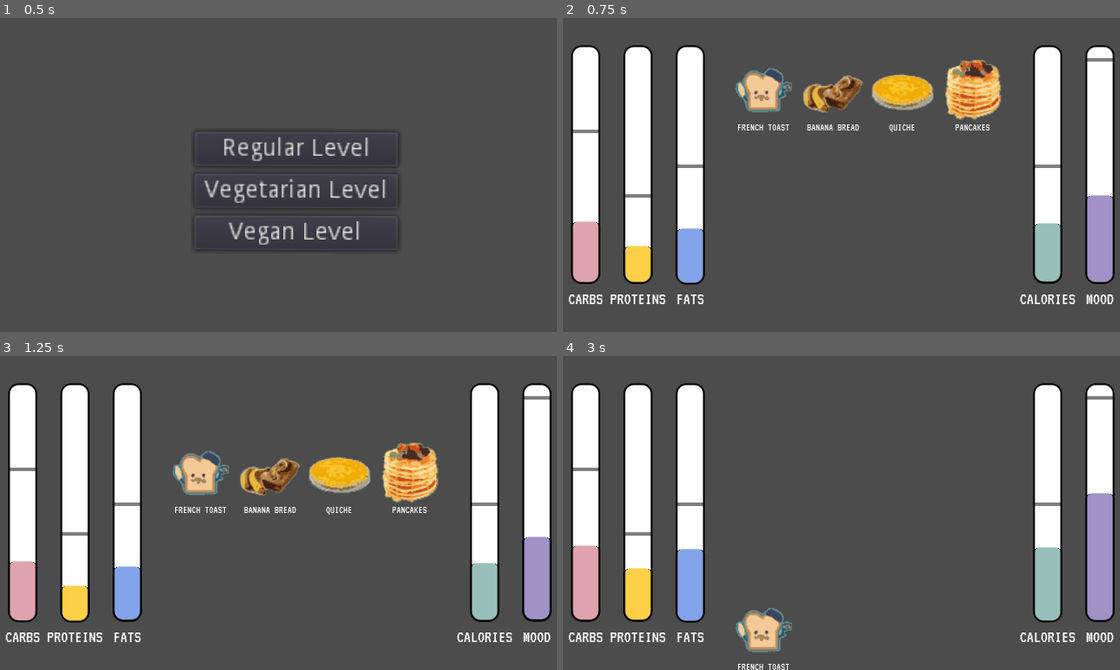
Above: before the commit, frames 1-4 (two rows, left to right).
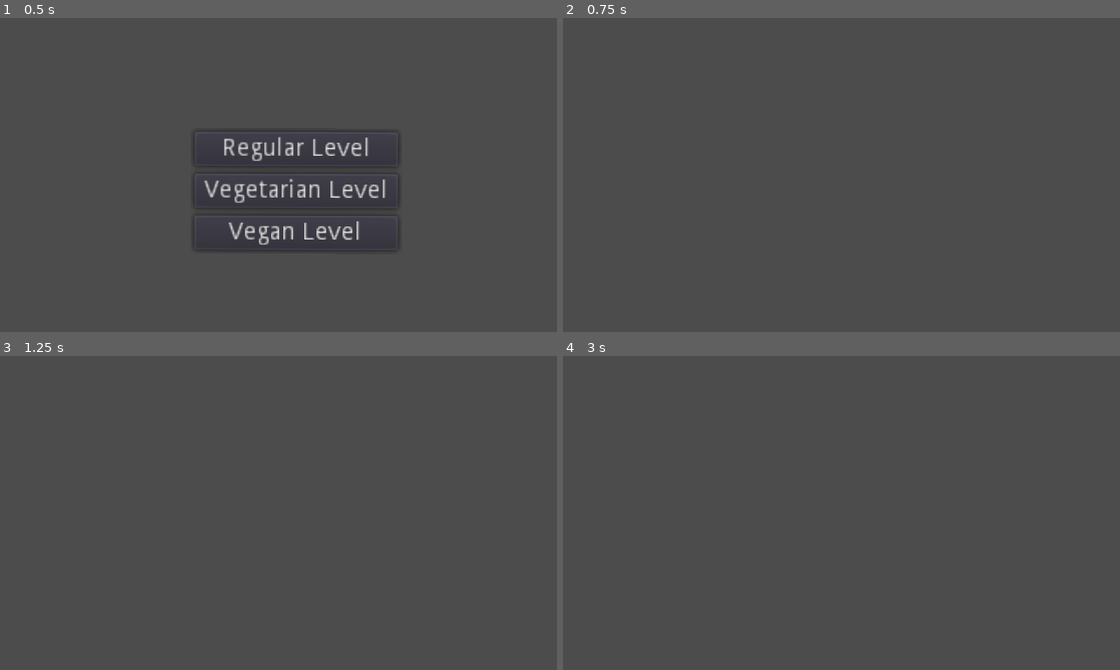
Above: after the commit, the same moments.

Repository: knightsean00/hippo
Game: Godot game, scene res://Scene/Game.tscn
Two runs of this game, one before a commit and one after it. Both use one fixed random seed, a clock stepped at 60 frames per second and the inputs below.
Inputs (mouse positions are in pixels of both pictures, inside the frame that each line leads up to):
- Up to frame 1 (0.5 s): no input
- Up to frame 2 (0.75 s): click "Regular Level" at 0.5 s
- Up to frame 3 (1.25 s): no input
- Up to frame 4 (3 s): move the mouse to (763, 472) at 1.27 s; click (763, 472) at 1.42 s; move the mouse to (730, 528) at 2.02 s; click (730, 528) at 2.17 s; move the mouse to (897, 443) at 2.77 s; click (897, 443) at 2.92 s

Frame 1 is identical in both runs. In frame 2, 25% of the frame differs, in the area x 0-100%, y 8-92%; in frame 3, 25%; in frame 4, 22%.
Error after the commit: Invalid type in function 'change_scene' in base 'SceneTree'. Cannot convert argument 1 from Object to String. (res://Scene/MainMenu.gd:16)

Commit message:
passing down forbidden foods

Diff:
--- a/src/Scene/Level.gd
+++ b/src/Scene/Level.gd
@@ -73,9 +73,12 @@
 signal ROW_CLICKED
 func init(forbidden):
 	forbiddenFoods = forbidden
+	print('forbidden in init', forbiddenFoods)
 
 # Called when the node enters the scene tree for the first time.
 func _ready():
+	print('forbidden', forbiddenFoods)
+#	forbiddenFoods = MainMenu.badFoods
 	var file = File.new()
 	file.open(food_items, file.READ)
 	var text = file.get_as_text()
@@ -121,6 +124,11 @@
 func row_selected(food_name):
 	print(food_name + " was clicked")
 	var food_info = foods[food_name]
+	if food_name in forbiddenFoods:
+		var loss = load("res://Scene/Lose.tscn").instance()
+		loss.init(food_name + " cannot be eaten!")
+		get_tree().change_scene_to(loss)
+
 	for label in bars:
 		var bar = bars[label]
 		var delta = food_info[label]
--- a/src/Scene/MainMenu.gd
+++ b/src/Scene/MainMenu.gd
@@ -13,7 +13,7 @@
 	badFoods = []
 	game.init(badFoods)
 	self.hide()
-	get_tree().change_scene("res://Scene/Level.tscn")
+	get_tree().change_scene(game)
 
 func _on_VeganLevel_pressed():
 	badFoods = ['Cheeseburger',
@@ -83,10 +83,10 @@
 			 'Ham Sandwich',
 			 'Poke Bowl',
 			 'Quesadilla']
+#	game.init(badFoods)
+#	self.hide()
+	get_tree().change_scene_to(game)
 	game.init(badFoods)
-	self.hide()
-	get_tree().change_scene("res://Scene/Level.tscn")
-	pass # Replace with function body.
 
 
 func _on_VegetarianLevel_pressed():
@@ -120,5 +120,5 @@
 		 'Ham Sandwich',
 		 'Poke Bowl']
 	game.init(badFoods)
-	self.hide()
-	get_tree().change_scene("res://Scene/Level.tscn")
+#	self.hide()
+	get_tree().change_scene(game)
